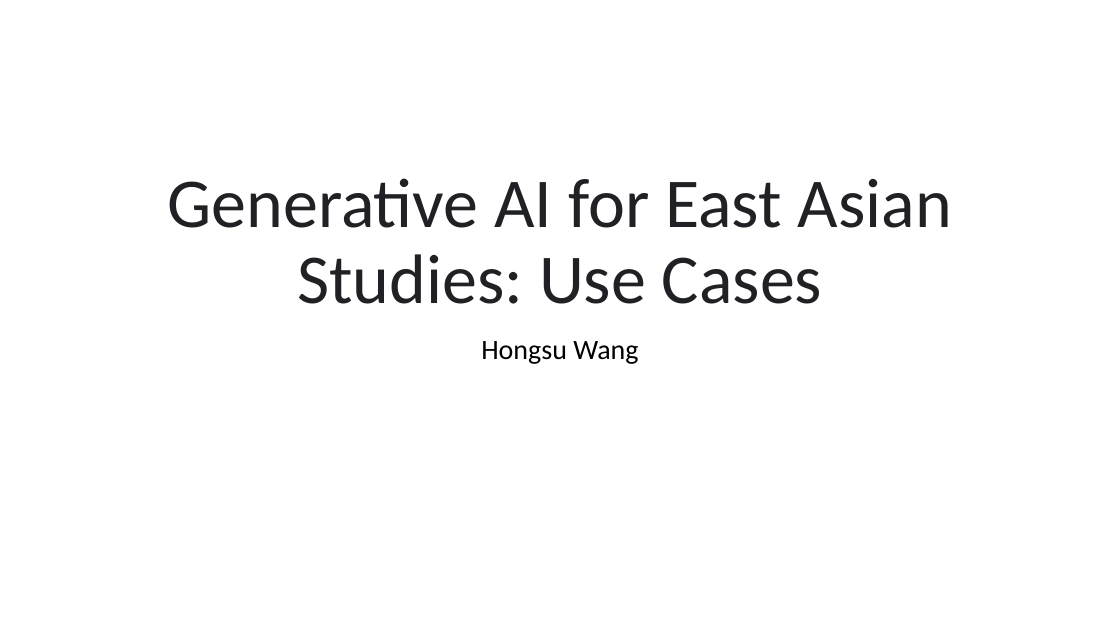
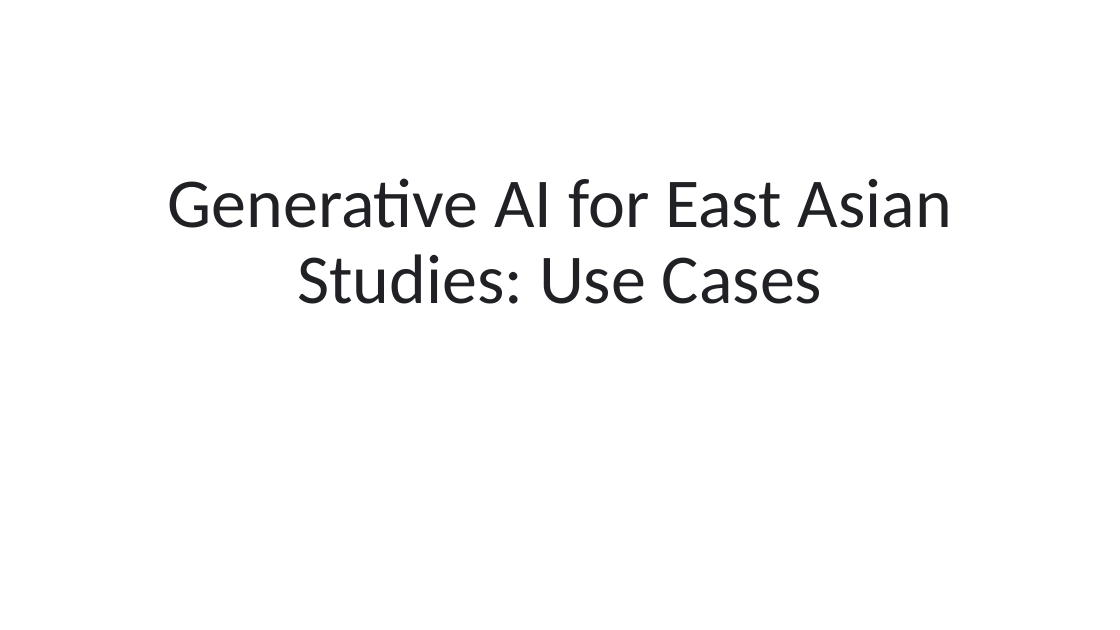
Before and after one commit to fccsdigitalchina/generative_ai_east_asian_studies, a slide deck: slide 1 of _slides/Generative AI for East Asian Studies_use cases.pptx. Drawn at 1120x630 pixels with LibreOffice and Linux fonts; fonts in the diff are those of the drawing. Boxes give left, top, right and bottom in pixels: in the first picture for what was removed or moved away, otherwise in the second. Text is boxed around its words. In the diff, an @@ line names an element or a change of style, - is before the commit and + after.

```diff
--- a/_slides/Generative AI for East Asian Studies_use cases.pptx
+++ b/_slides/Generative AI for East Asian Studies_use cases.pptx
@@ subtitle removed at box(481, 341, 638, 364) @@
-Hongsu Wang
```
Also in this commit, not shown: 1 other slide changed.
